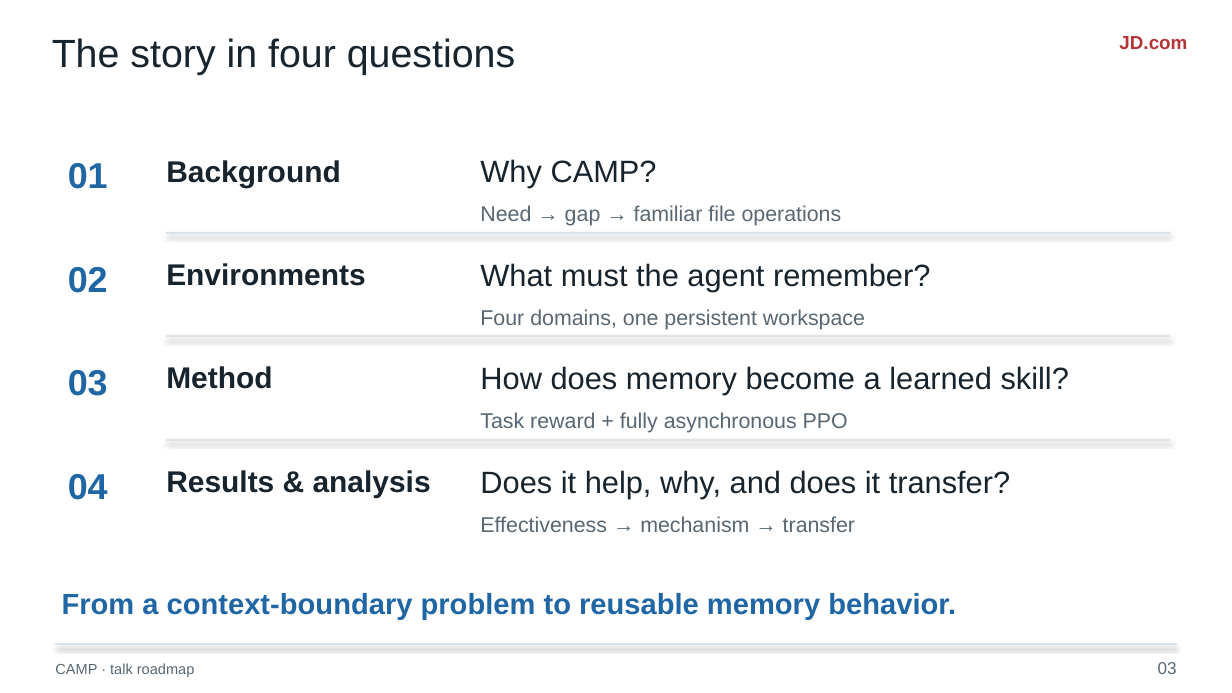
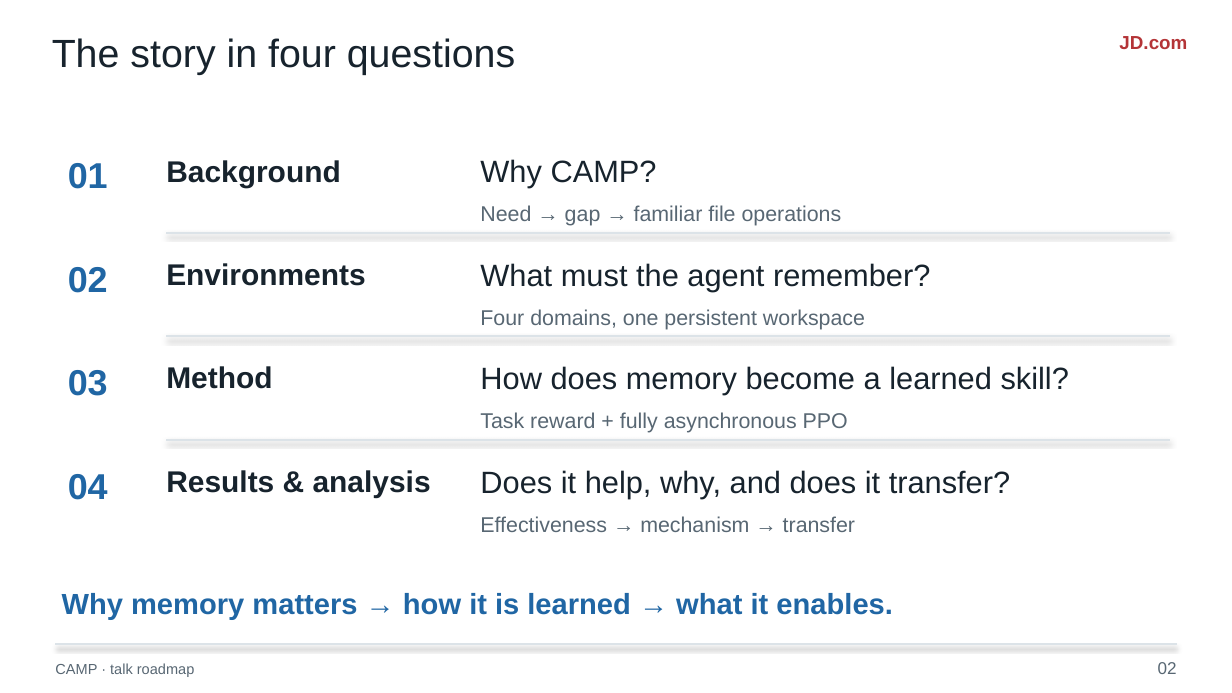
Before and after one commit to liruiluo/agentmemorygym, a slide deck: slide 2 of assets/slides/coding-agent-memory-post-training-slides.pptx (slide 3 before the commit). Drawn at 1232x693 pixels with LibreOffice and Linux fonts; fonts in the diff are those of the drawing. Boxes give left, top, right and bottom in pixels: in the first picture for what was removed or moved away, otherwise in the second. Text is boxed around its words. In the diff, an @@ line names an element or a change of style, - is before the commit and + after.

```diff
--- a/assets/slides/coding-agent-memory-post-training-slides.pptx
+++ b/assets/slides/coding-agent-memory-post-training-slides.pptx
@@ text at (x1=62, y1=593, x2=892, y2=619): text changed @@
-From a context-boundary problem to reusable memory behavior.
+Why memory matters → how it is learned → what it enables.
@@ text at (x1=1158, y1=662, x2=1177, y2=674): text changed @@
-03
+02
```
Also in this commit, not shown: 14 other slides changed, 1 slide removed, 9 other files.
